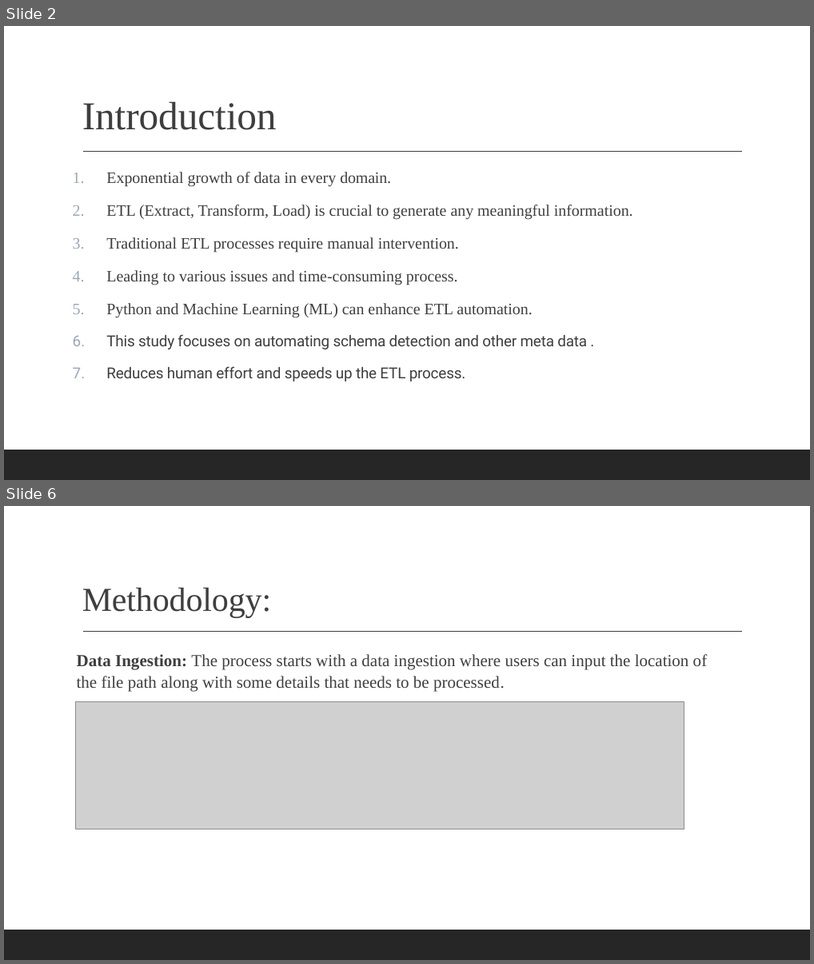
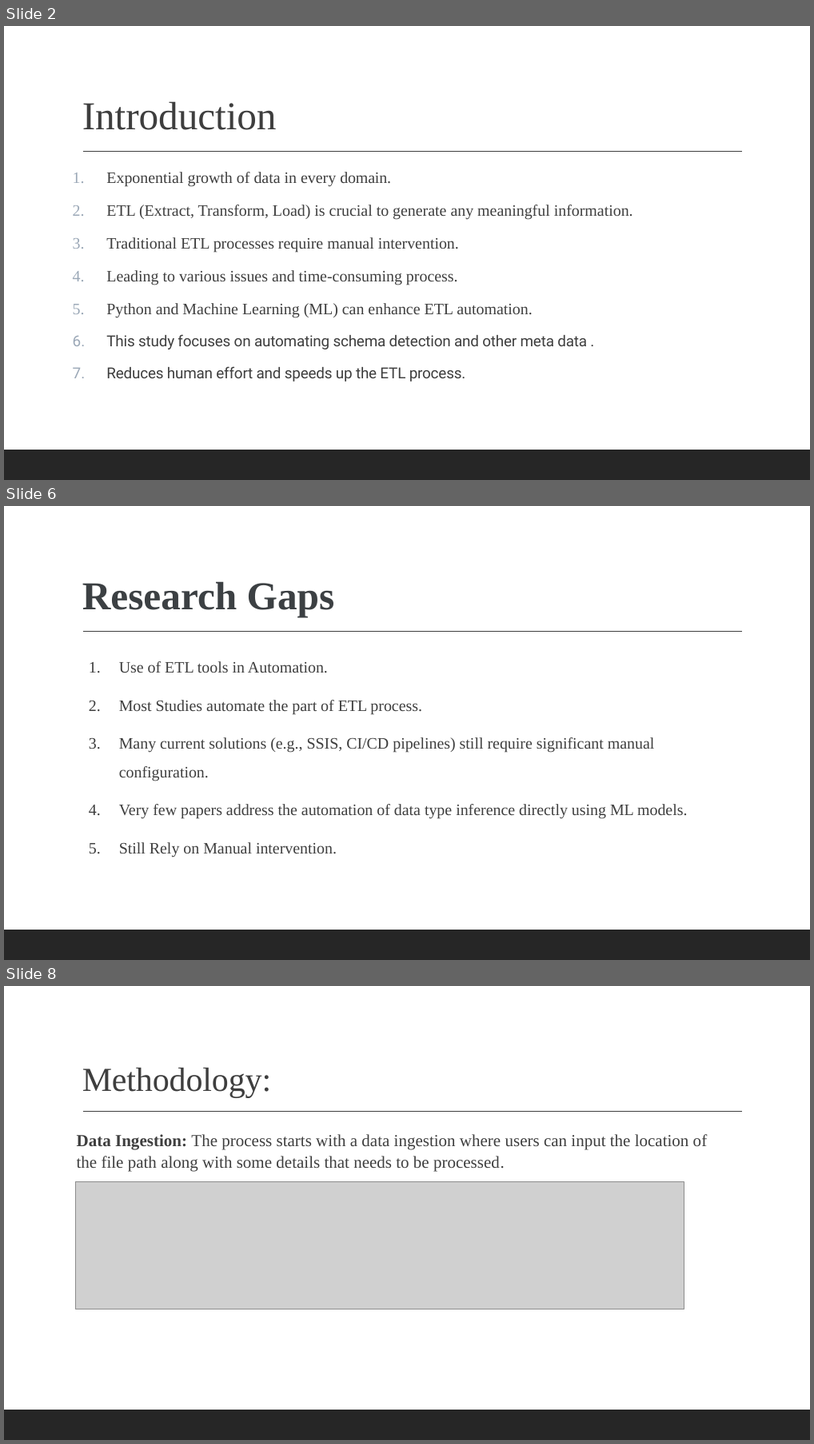
Before and after one commit to MeePks/ETL-AI-Schema-Detection, a slide deck: Documentation/ETLautomationPresentation.pptx. Shown one above the other, each under a label of ours: slides 2 and 6 before the commit, slides 2, 6 and 8 after it; the slides between them are not shown. The pictures are 814x964 and 814x1444 pixels, drawn with LibreOffice and Linux fonts; fonts in the diff are those of the drawing; grey boxes stand for pictures. Boxes give left, top, right and bottom in pixels: in the first picture for what was removed or moved away, otherwise in the second. Text is boxed around its words. In the diff, an @@ line names an element or a change of style, - is before the commit and + after.

```diff
--- a/Documentation/ETLautomationPresentation.pptx
+++ b/Documentation/ETLautomationPresentation.pptx
@@ slide 6 added at box(4, 506, 810, 960), background #FFFFFF; not listed: 2 template elements that a slide beside it also shows @@
@@ title added at box(82, 581, 335, 618), 47 pt, text #3C4043, bold @@
+Research Gaps
@@ text added at box(119, 661, 687, 857), 19 pt, text #3E3E3E @@
+1. Use of ETL tools in Automation.
+2. Most Studies automate the part of ETL process.
+3. Many current solutions (e.g., SSIS, CI/CD pipelines) still require significant manual configuration.
+4. Very few papers address the automation of data type inference directly using ML models.
+5. Still Rely on Manual intervention.
@@ what was slide 6 is now slide 8 @@
```
Also in this commit, not shown: 3 slides changed, 4 other slides added, 1 slide removed, 1 other file.
